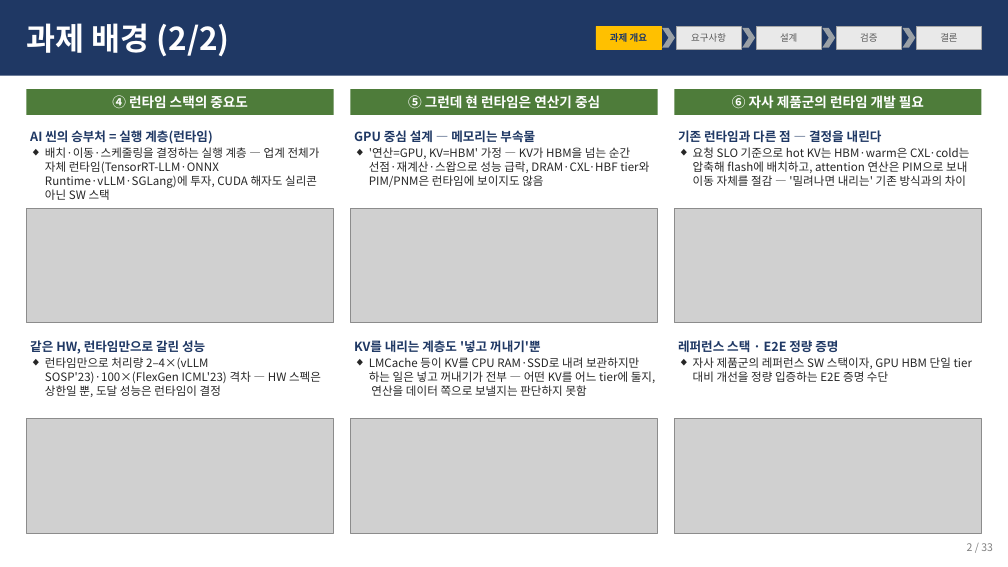
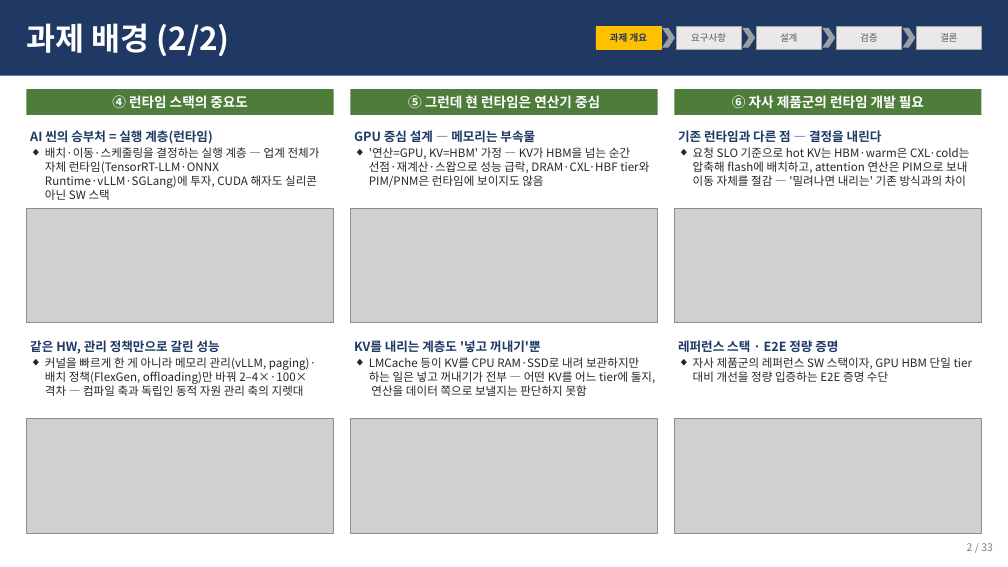
Before and after one commit to mkim0628/architect, a slide deck: slide 2 of docs/mcr_background_2p.pptx. Drawn at 1008x567 pixels with LibreOffice and Linux fonts; fonts in the diff are those of the drawing; grey boxes stand for pictures. Boxes give left, top, right and bottom in pixels: in the first picture for what was removed or moved away, otherwise in the second. Text is boxed around its words. In the diff, an @@ line names an element or a change of style, - is before the commit and + after.

```diff
--- a/docs/mcr_background_2p.pptx
+++ b/docs/mcr_background_2p.pptx
@@ text at (30, 340, 220, 354): text changed @@
-같은 HW, 런타임만으로 갈린 성능
+같은 HW, 관리 정책만으로 갈린 성능
@@ text at (45, 357, 316, 396): text changed @@
-◆ 런타임만으로 처리량 2–4×(vLLM SOSP'23)·100×(FlexGen ICML'23) 격차 — HW 스펙은 상한일 뿐, 도달 성능은 런타임이 결정
+◆ 커널을 빠르게 한 게 아니라 메모리 관리(vLLM, paging)·배치 정책(FlexGen, offloading)만 바꿔 2–4×·100× 격차 — 컴파일 축과 독립인 동적 자원 관리 축의 지렛대
```
Also in this commit, not shown: 5 other files.
